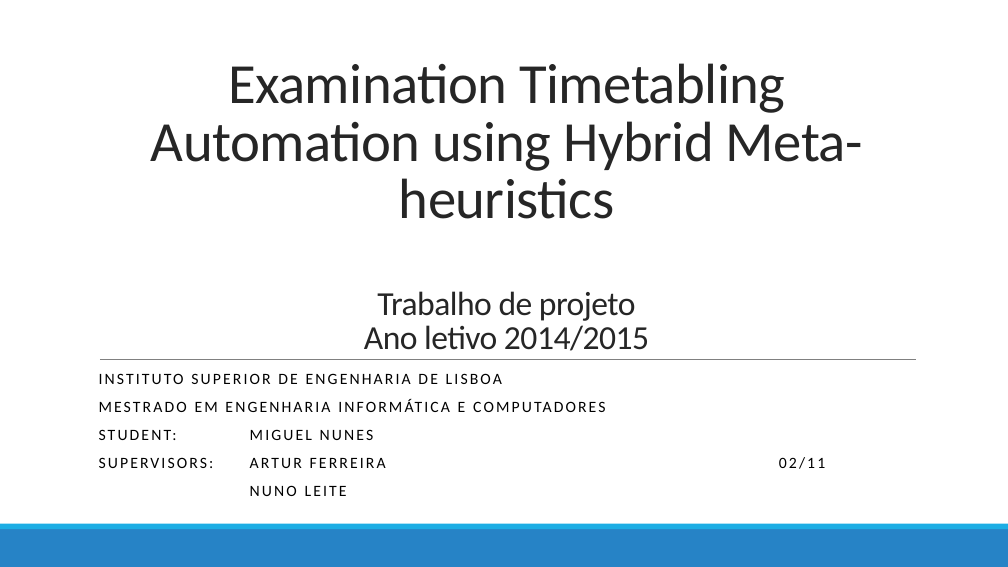
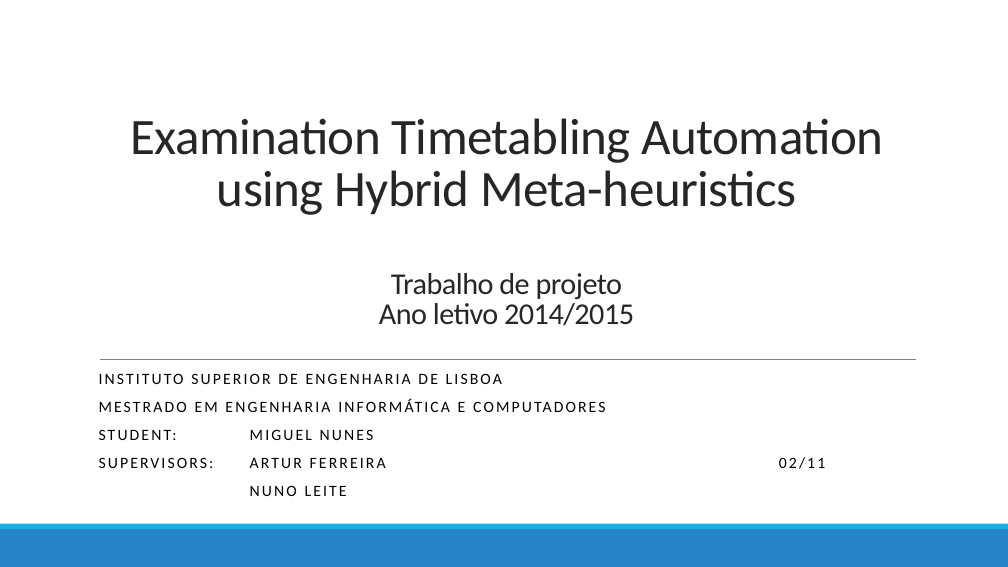
Before and after one commit to devilsdante/isel-examtimetabling-2014-2015, a slide deck: slide 1 of doc/Apresentação Oral/AFinal.pptx. Drawn at 1008x567 pixels with LibreOffice and Linux fonts; fonts in the diff are those of the drawing. Boxes give left, top, right and bottom in pixels: in the first picture for what was removed or moved away, otherwise in the second. Text is boxed around its words. In the diff, an @@ line names an element or a change of style, - is before the commit and + after.

```diff
--- a/doc/Apresentação Oral/AFinal.pptx
+++ b/doc/Apresentação Oral/AFinal.pptx
@@ title "Examination Timetabling Automation using Hybrid ..." at [130,118,883,326]: size 54 to 48.6 pt in "Examination Timetabling Automation using Hybrid Meta-heurist ..."; size 32 to 28.8 pt in "Trabalho de projeto Ano letivo 2014/2015" @@
```
Also in this commit, not shown: 1 other slide changed.
